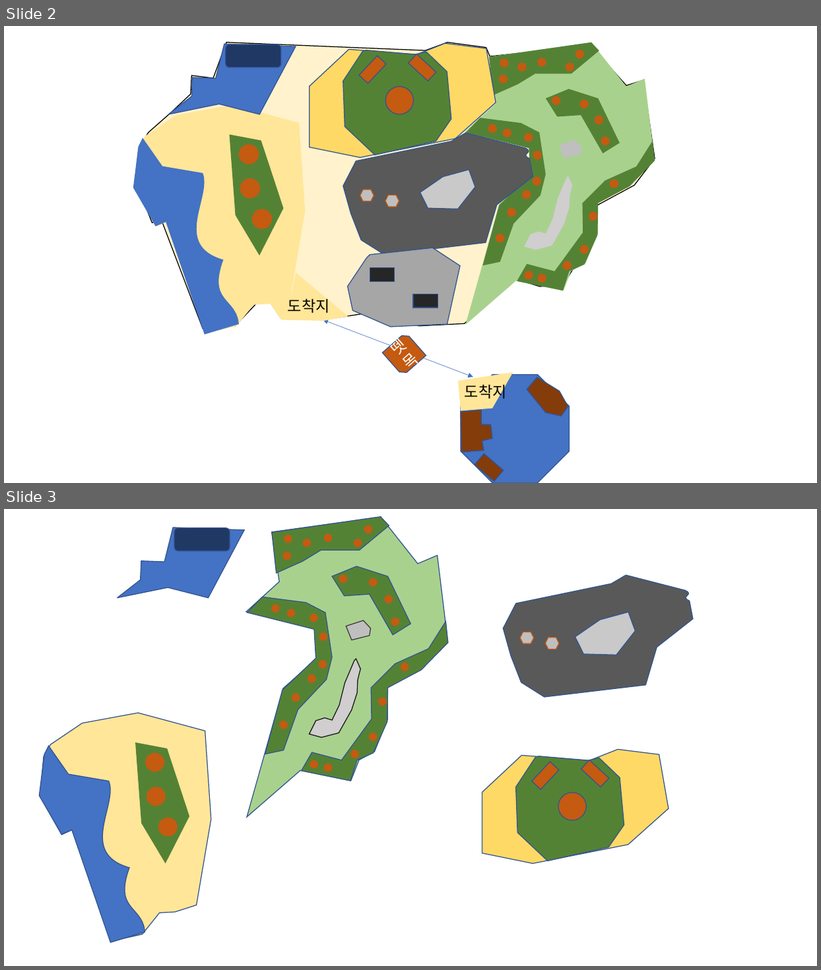
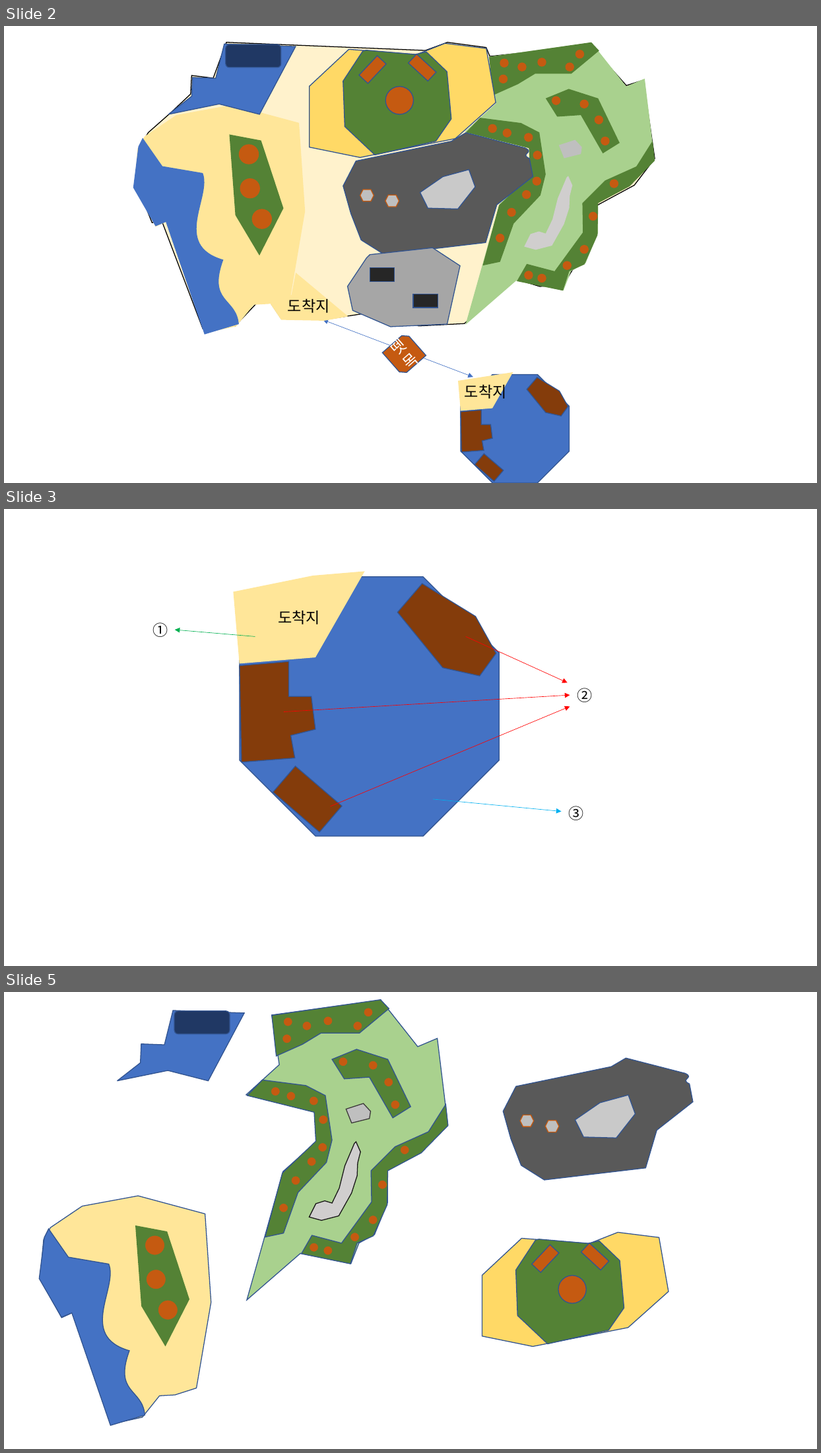
Before and after one commit to anglik0370/EscapeIsland, a slide deck: Document/맵/맵2.pptx. Shown one above the other, each under a label of ours: slides 2 and 3 before the commit, slides 2, 3 and 5 after it; the slides between them are not shown. The pictures are 821x970 and 821x1453 pixels, drawn with LibreOffice and Linux fonts; fonts in the diff are those of the drawing. Boxes give left, top, right and bottom in pixels: in the first picture for what was removed or moved away, otherwise in the second. Text is boxed around its words. In the diff, an @@ line names an element or a change of style, - is before the commit and + after.

```diff
--- a/Document/맵/맵2.pptx
+++ b/Document/맵/맵2.pptx
@@ slide 3 added at (4,509,817,966), background #FFFFFF @@
@@ text added at (153,623,168,637), 18 pt, text #000000 @@
+①
@@ arrow added from (255, 636) to (175, 630), #00B050 0.5 pt @@
@@ arrow added from (466, 636) to (568, 683), #FF0000 0.5 pt @@
@@ arrow added from (284, 712) to (570, 695), #FF0000 0.5 pt @@
@@ arrow added from (330, 807) to (570, 706), #FF0000 0.5 pt @@
@@ text added at (577,688,592,702), 18 pt, text #000000 @@
+②
@@ group added at (234,571,499,836): 3 freeform shapes, 1 octagon, 1 rectangle @@
+도착지
@@ arrow added from (433, 799) to (562, 811), #00B0F0 0.5 pt @@
@@ text added at (569,806,584,821), 18 pt, text #000000 @@
+③
@@ what was slide 3 is now slide 5 @@
```
Also in this commit, not shown: 7 other slides added, 4 other files.
